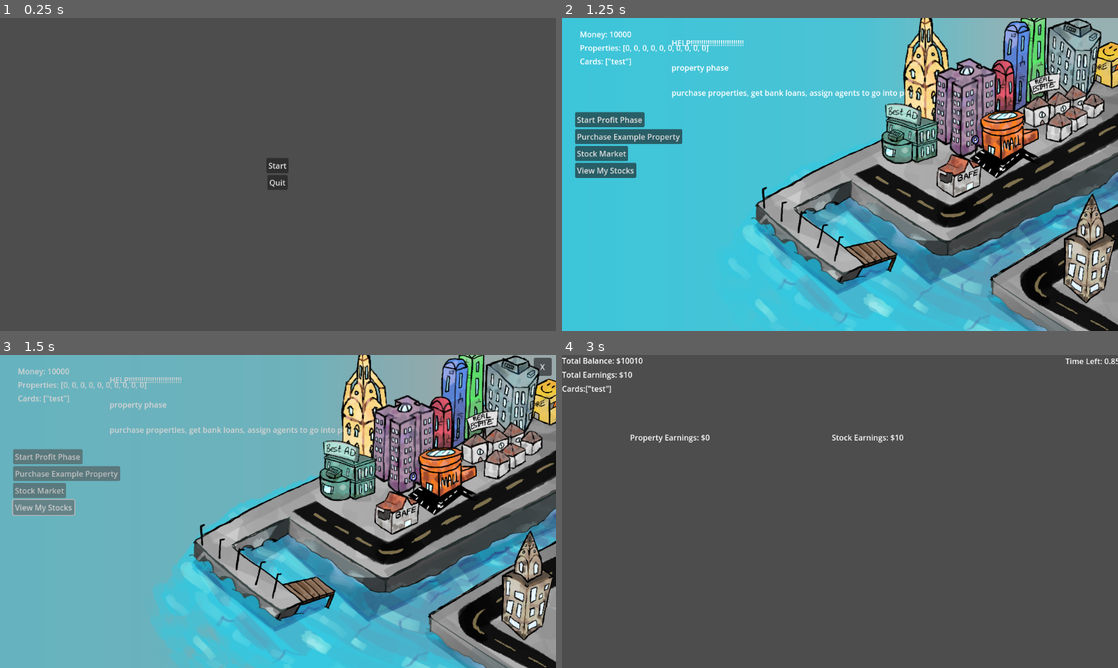
Above: before the commit, frames 1-4 (two rows, left to right).
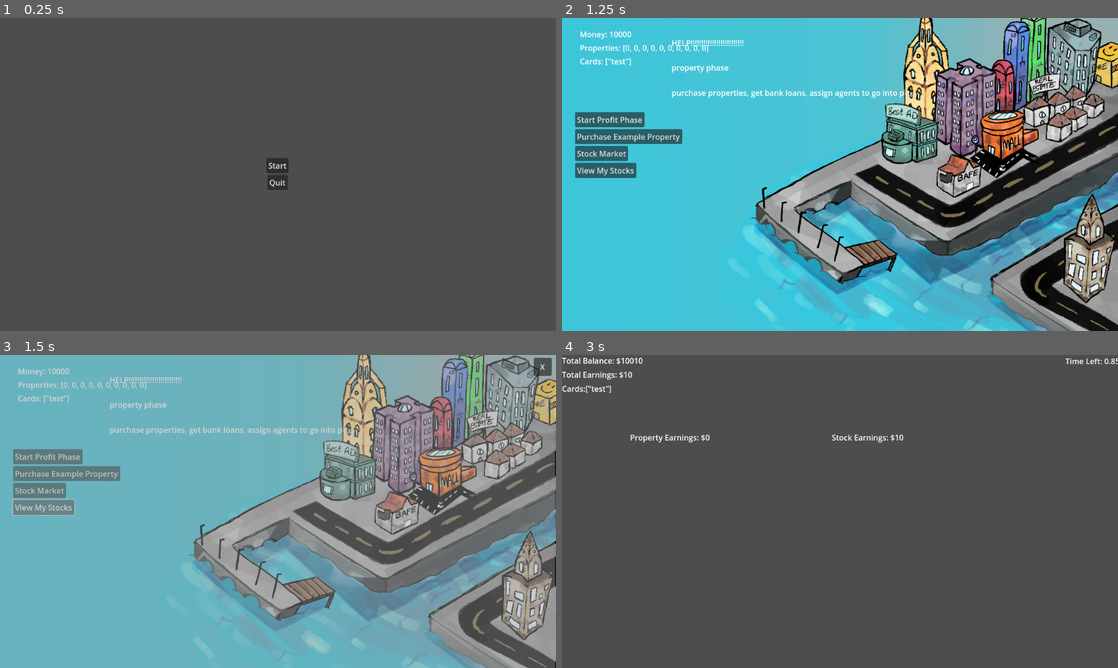
Above: after the commit, the same moments.

Repository: ARandomLemon/RushToRiches
Game: Godot game, scene res://Scenes/start_menu.tscn
Same seed, same stepped clock (60 frames per second), same inputs: the game is played once before the commit and once after it. The engine's default icon, where the game draws it, is replaced by a stand-in: a white triangle on a blue panel in a dark square.
Inputs:
- Up to frame 1 (0.25 s): no input
- Up to frame 2 (1.25 s): click "Start" at 0.5 s
- Up to frame 3 (1.5 s): click "View My Stocks" at 1.25 s
- Up to frame 4 (3 s): click "X" at 2 s; click "Start Profit Phase" at 2.75 s

Frames 1-2 are identical in both runs. In frame 3, 36% of the frame differs, in the area x 28-100%, y 0-100%; in frame 4, nothing differs.

Commit message:
finished stocks

Diff:
--- a/Scenes/property_phase.tscn
+++ b/Scenes/property_phase.tscn
@@ -55,15 +55,11 @@
 text = "HELP!!!!!!!!!!!!!!!!!!!!!!!!!
 "
 
-[node name="UI" type="Control" parent="."]
-layout_mode = 3
-anchors_preset = 0
-offset_right = 1151.0
-offset_bottom = 648.0
+[node name="UI" type="CanvasLayer" parent="."]
+layer = 2
 script = ExtResource("3_tg0ud")
 
 [node name="PropertyLabel" type="Label" parent="UI"]
-layout_mode = 0
 offset_left = 37.0
 offset_top = 50.0
 offset_right = 122.0
@@ -71,7 +67,6 @@
 text = "Properties:"
 
 [node name="MoneyLabel" type="Label" parent="UI"]
-layout_mode = 0
 offset_left = 37.0
 offset_top = 22.0
 offset_right = 107.0
@@ -79,7 +74,6 @@
 text = "Money:"
 
 [node name="CardLabel" type="Label" parent="UI"]
-layout_mode = 0
 offset_left = 37.0
 offset_top = 78.0
 offset_right = 91.0
@@ -87,7 +81,6 @@
 text = "Cards:"
 
 [node name="MarginContainer" type="MarginContainer" parent="UI"]
-layout_mode = 0
 offset_left = 27.0
 offset_top = 195.0
 offset_right = 249.0
@@ -124,6 +117,7 @@
 
 [node name="StockMarket" type="Control" parent="UI"]
 visible = false
+layout_mode = 3
 anchors_preset = 0
 offset_right = 40.0
 offset_bottom = 40.0
@@ -158,48 +152,9 @@
 offset_bottom = -213.0
 columns = 3
 
-[node name="Stock" type="Button" parent="UI/StockMarket/GridContainer"]
-layout_mode = 2
-size_flags_horizontal = 4
-size_flags_vertical = 4
-text = "ATT
-25 Shares @
-25$/Share"
-
-[node name="Stock2" type="Button" parent="UI/StockMarket/GridContainer"]
-layout_mode = 2
-size_flags_horizontal = 4
-size_flags_vertical = 4
-text = "RSDG
-56 Shares @
-5$/Share"
-
-[node name="Stock3" type="Button" parent="UI/StockMarket/GridContainer"]
-layout_mode = 2
-size_flags_horizontal = 4
-size_flags_vertical = 4
-text = "ABCD
-40 Shares @
-15$/Share"
-
-[node name="Stock4" type="Button" parent="UI/StockMarket/GridContainer"]
-layout_mode = 2
-size_flags_horizontal = 4
-size_flags_vertical = 4
-text = "MPSQ
-135 Shares @
-3$/Share"
-
-[node name="Stock5" type="Button" parent="UI/StockMarket/GridContainer"]
-layout_mode = 2
-size_flags_horizontal = 4
-size_flags_vertical = 4
-text = "GNEL
-25 Shares @
-30$/Share"
-
 [node name="StockInventory" type="Control" parent="UI"]
 visible = false
+layout_mode = 3
 anchors_preset = 0
 offset_right = 40.0
 offset_bottom = 40.0
--- a/Scripts/Phases/property_phase.gd
+++ b/Scripts/Phases/property_phase.gd
@@ -3,6 +3,7 @@
 var ownedProp=[]
 var propList=[]
 var isFirstRun
+var stock_item_scene = preload("res://Scripts/Stock/stock_item.tscn")
 
 # Called when the node enters the scene tree for the first time.
 func _ready() -> void:
@@ -51,6 +52,12 @@
 		#print("cost: " + str(propList[b].cost))
 		#print("dps: " + str(propList[b].dollarsPerSecond))
 		#print("isOwned: " + str(propList[b].isOwned))
+	# Load this round's 3x3 for the stocks
+	var tbt = StockSystem.get_3x3_stock()
+	for stock in tbt:
+		var item = stock_item_scene.instantiate()
+		item.set_stock_item(stock.id, stock.share_cost, stock.name, stock.share_count)
+		$UI/StockMarket/GridContainer.add_child(item)
 
 # Called every frame. 'delta' is the elapsed time since the previous frame.
 func _process(delta: float) -> void:
--- /dev/null
+++ b/Scripts/Stock/stock_item.gd
@@ -0,0 +1,33 @@
+extends Container
+
+var mouse_over: bool = false
+@onready var hint = $Short/Hint
+var s_name
+var s_id
+var s_share_count
+
+func set_stock_item(id: String, share_cost: int, name: String, share_count: int, disable_button: bool = false) -> void:
+	$Short.text = id + "\n" + str(share_cost) + "$"
+	$Short/Hint/Long.text = name + "\n" + str(StockSystem.get_player_share_count(id)) + "/" + str(share_count)
+	s_name = name
+	s_id = id
+	s_share_count = share_count
+	if disable_button:
+		$Button.disabled = true
+
+func _process(delta: float):
+	if (mouse_over):
+		hint.position = get_local_mouse_position()
+
+func _on_mouse_entered() -> void:
+	hint.visible = true
+	mouse_over = true
+
+func _on_mouse_exited() -> void:
+	hint.visible = false
+	mouse_over = false
+
+func purchase_share():
+	if not StockSystem.stock_dict[$Short.text.split('\n')[0]].purchase_stock(1):
+		return
+	$Short/Hint/Long.text = s_name + "\n" + str(StockSystem.get_player_share_count(s_id)) + "/" + str(s_share_count)
--- /dev/null
+++ b/Scripts/Stock/stock_item.tscn
@@ -0,0 +1,79 @@
+[gd_scene load_steps=7 format=3 uid="uid://ck020hc5ue7v4"]
+
+[ext_resource type="Script" path="res://Scripts/Stock/stock_item.gd" id="1_bsiyy"]
+
+[sub_resource type="Gradient" id="Gradient_oxwxs"]
+colors = PackedColorArray(0.310617, 0.310617, 0.310617, 1, 0.462291, 0.462291, 0.462291, 1)
+
+[sub_resource type="GradientTexture2D" id="GradientTexture2D_i5phs"]
+gradient = SubResource("Gradient_oxwxs")
+fill_to = Vector2(1, 1)
+
+[sub_resource type="StyleBoxFlat" id="StyleBoxFlat_u5pj8"]
+
+[sub_resource type="StyleBoxFlat" id="StyleBoxFlat_160lv"]
+bg_color = Color(0.712129, 0.712129, 0.712129, 1)
+
+[sub_resource type="LabelSettings" id="LabelSettings_v61ux"]
+font_size = 19
+outline_size = 6
+outline_color = Color(0, 0, 0, 1)
+
+[node name="StockItem" type="CenterContainer"]
+z_index = 1
+custom_minimum_size = Vector2(128, 128)
+anchors_preset = -1
+anchor_right = 0.11
+anchor_bottom = 0.194
+offset_left = -0.5
+offset_top = -1.0
+offset_right = 0.779991
+offset_bottom = 1.28799
+grow_horizontal = 2
+grow_vertical = 2
+script = ExtResource("1_bsiyy")
+
+[node name="TextureRect" type="TextureRect" parent="."]
+custom_minimum_size = Vector2(128, 128)
+layout_mode = 2
+size_flags_horizontal = 3
+size_flags_vertical = 3
+texture = SubResource("GradientTexture2D_i5phs")
+
+[node name="Button" type="Button" parent="."]
+custom_minimum_size = Vector2(128, 128)
+layout_mode = 2
+theme_override_styles/hover = SubResource("StyleBoxFlat_u5pj8")
+theme_override_styles/pressed = SubResource("StyleBoxFlat_160lv")
+
+[node name="Short" type="Label" parent="."]
+layout_mode = 2
+text = "TESTING
+100$"
+label_settings = SubResource("LabelSettings_v61ux")
+horizontal_alignment = 1
+vertical_alignment = 1
+
+[node name="Hint" type="ColorRect" parent="Short"]
+visible = false
+z_index = 3
+layout_mode = 0
+offset_left = 50.0
+offset_top = -39.0
+offset_right = 305.0
+offset_bottom = 37.0
+pivot_offset = Vector2(0, 74.69)
+color = Color(0.136826, 0.136826, 0.136826, 1)
+
+[node name="Long" type="Label" parent="Short/Hint"]
+layout_mode = 0
+offset_right = 254.0
+offset_bottom = 75.0
+text = "Insane Big Test Company Ltd.
+Shares: 350/100000"
+horizontal_alignment = 1
+vertical_alignment = 1
+
+[connection signal="mouse_entered" from="Button" to="." method="_on_mouse_entered"]
+[connection signal="mouse_exited" from="Button" to="." method="_on_mouse_exited"]
+[connection signal="pressed" from="Button" to="." method="purchase_share"]
--- a/Scripts/UI/user_interface.gd
+++ b/Scripts/UI/user_interface.gd
@@ -1,5 +1,6 @@
-extends Control
+extends Node
 
+var stock_item_scene = preload("res://Scripts/Stock/stock_item.tscn")
 
 # Called when the node enters the scene tree for the first time.
 func _ready() -> void:
@@ -35,4 +36,14 @@
 	$StockMarket.visible = !$StockMarket.visible
 
 func _on_stock_inventory_button_pressed() -> void:
+	if not $StockInventory.visible: # we are opening in this case
+		for purchase in StockSystem.purchased_stocks_ids:
+			var item = stock_item_scene.instantiate()
+			var stock = StockSystem.stock_dict[purchase]
+			item.set_stock_item(stock.id, stock.share_cost, stock.name, stock.share_count, true)
+			$StockInventory/GridContainer.add_child(item)
+	else:
+		for node in $StockInventory/GridContainer.get_children():
+			$StockInventory/GridContainer.remove_child(node)
+			node.queue_free()
 	$StockInventory.visible = !$StockInventory.visible
--- /dev/null
+++ b/Scripts/stock_system.gd
@@ -0,0 +1,110 @@
+extends Node
+
+@onready var inflation_rate: float = 0.5
+@onready var purchased_stocks = {}
+@onready var purchased_stocks_ids = []
+
+var stock_dict = {
+	"ALLCH": Stock.new("Allied Chemical", "ALLCH", 5000 / 160, 160),
+	"AMCAN": Stock.new("American Can Company", "AMCAN", 5000 / 115, 115),
+	"AMINT": Stock.new("American International Corp", "AMINT", 5000 / 45, 45),
+	"AMSRF": Stock.new("American Smelting & Refining", "AMSRF", 5000 / 96, 96),
+	"AMSUG": Stock.new("American Sugar Refining", "AMSUG", 5000 / 87, 87),
+	"ATT": Stock.new("American Telephone & Telegraph", "ATT", 5000 / 175, 175),
+	"AMTOB": Stock.new("American Tobacco Company", "AMTOB", 5000 / 150, 150),
+	"ANACO": Stock.new("Anaconda Copper Mining", "ANACO", 5000 / 58, 58),
+	"BALDW": Stock.new("Baldwin Locomotive Works", "BALDW", 5000 / 120, 120),
+	"BETHS": Stock.new("Bethlehem Steel Corporation", "BETHS", 5000 / 65, 65),
+	"BORDN": Stock.new("Borden Company", "BORDN", 5000 / 82, 82),
+	"BRIGG": Stock.new("Briggs Manufacturing Company", "BRIGG", 5000 / 74, 74),
+	"CHRYL": Stock.new("Chrysler Corporation", "CHRYL", 5000 / 150, 150),
+	"COLUM": Stock.new("Columbia Gas and Electric", "COLUM", 5000 / 50, 50),
+	"CEDIS": Stock.new("Consolidated Edison", "CEDIS", 5000 / 115, 115),
+	"CORNP": Stock.new("Corn Products Refining", "CORNP", 5000 / 62, 62),
+	"CURTW": Stock.new("Curtiss-Wright Corporation", "CURTW", 5000 / 35, 35),
+	"DUPON": Stock.new("DuPont de Nemours", "DUPON", 5000 / 270, 270),
+	"EKMKD": Stock.new("Eastman Kodak Company", "EKMKD", 5000 / 100, 100),
+	"ELBNS": Stock.new("Electric Bond and Share Co.", "ELBNS", 5000 / 48, 48),
+	"GENEL": Stock.new("General Electric", "GENEL", 5000 / 200, 200),
+	"GENFD": Stock.new("General Foods Corporation", "GENFD", 5000 / 64, 64),
+	"GENMT": Stock.new("General Motors", "GENMT", 5000 / 175, 175),
+	"GDYTR": Stock.new("Goodyear Tire & Rubber", "GDYTR", 5000 / 38, 38),
+	"GULFO": Stock.new("Gulf Oil Corporation", "GULFO", 5000 / 75, 75),
+	"IBM": Stock.new("International Business Machines", "IBM", 5000 / 125, 125),
+	"INHAR": Stock.new("International Harvester", "INHAR", 5000 / 98, 98),
+	"JOHNM": Stock.new("Johns-Manville Corporation", "JOHNM", 5000 / 60, 60),
+	"KENCO": Stock.new("Kennecott Copper Corporation", "KENCO", 5000 / 58, 58),
+	"LIGMY": Stock.new("Liggett & Myers Tobacco", "LIGMY", 5000 / 72, 72),
+	"LOEWS": Stock.new("Loews Corporation", "LOEWS", 5000 / 45, 45),
+	"MAYDS": Stock.new("May Department Stores", "MAYDS", 5000 / 57, 57),
+	"MWRD": Stock.new("Montgomery Ward", "MWRD", 5000 / 96, 96),
+	"NABIS": Stock.new("National Biscuit Company", "NABIS", 5000 / 90, 90),
+	"NDPDC": Stock.new("National Dairy Products Corp", "NDPDC", 5000 / 41, 41),
+	"OTISE": Stock.new("Otis Elevator Company", "OTISE", 5000 / 43, 43),
+	"PARAM": Stock.new("Paramount Publix Corp", "PARAM", 5000 / 88, 88),
+	"PENRR": Stock.new("Pennsylvania Railroad", "PENRR", 5000 / 55, 55),
+	"RCA": Stock.new("Radio Corporation of America", "RCA", 5000 / 110, 110),
+	"REPST": Stock.new("Republic Steel", "REPST", 5000 / 46, 46),
+	"SEARS": Stock.new("Sears, Roebuck & Co.", "SEARS", 5000 / 103, 103),
+	"SINOI": Stock.new("Sinclair Oil Corporation", "SINOI", 5000 / 37, 37),
+	"SOCON": Stock.new("Socony-Vacuum Oil Co.", "SOCON", 5000 / 34, 34),
+	"SOJER": Stock.new("Standard Oil of New Jersey", "SOJER", 5000 / 75, 75),
+	"SOCAL": Stock.new("Standard Oil of California", "SOCAL", 5000 / 85, 85),
+	"STUDY": Stock.new("Studebaker Corporation", "STUDY", 5000 / 53, 53),
+	"TEXCO": Stock.new("Texas Company", "TEXCO", 5000 / 48, 48),
+	"UNCAR": Stock.new("Union Carbide and Carbon Corp", "UNCAR", 5000 / 54, 54),
+	"USSCL": Stock.new("United States Steel Corporation", "USSCL", 5000 / 140, 140),
+	"WSTEL": Stock.new("Westinghouse Electric Corp", "WSTEL", 5000 / 215, 215)
+}
+
+class Stock:
+	var name: String = ""
+	var id: String = ""
+	var share_count: int = 100
+	var share_cost: int = 5
+
+	func _init(name: String, id: String, share_count: int, share_cost: int):
+		self.name = name
+		self.id = id
+		self.share_count = share_count
+		self.share_cost = share_cost
+
+	func purchase_stock(amount) -> bool:
+		if Globals.money < share_cost * amount:
+			return false
+		if StockSystem.purchased_stocks.has(id):
+			if StockSystem.purchased_stocks[id] + amount > share_count:
+				return false
+		else:
+			StockSystem.purchased_stocks.get_or_add(id)
+			StockSystem.purchased_stocks[id] = 0
+			StockSystem.purchased_stocks_ids.append(id)
+		StockSystem.purchased_stocks[id] += amount
+		Globals.money -= share_cost * amount
+		return true
+
+func is_stock_purchased(id: String) -> bool:
+	return purchased_stocks.has(id)
+
+func get_player_share_count(id: String) -> int:
+	if (!is_stock_purchased(id) || !stock_dict.has(id)):
+		return 0
+	return purchased_stocks.get(id)
+
+func get_3x3_stock() -> Array:
+	var result = []
+	while result.size() != 9:
+		var new_stock = get_new_stock()
+		if result.has(new_stock):
+			continue
+		result.append(new_stock)
+	return result
+
+func get_new_stock() -> Stock:
+	var keys = stock_dict.keys()
+	return stock_dict[keys[randi() % keys.size()]]
+
+func get_inverse_curve(input: int) -> int:
+	if input <= 0:
+		return int(100000) # 100,000 is the scale
+	return int(ceil(100000 / input))
--- a/project.godot
+++ b/project.godot
@@ -19,6 +19,7 @@
 
 Globals="*res://Scripts/globals.gd"
 Deck="*res://Scripts/AgentCards/deck.tscn"
+StockSystem="*res://Scripts/stock_system.gd"
 
 [display]
 
